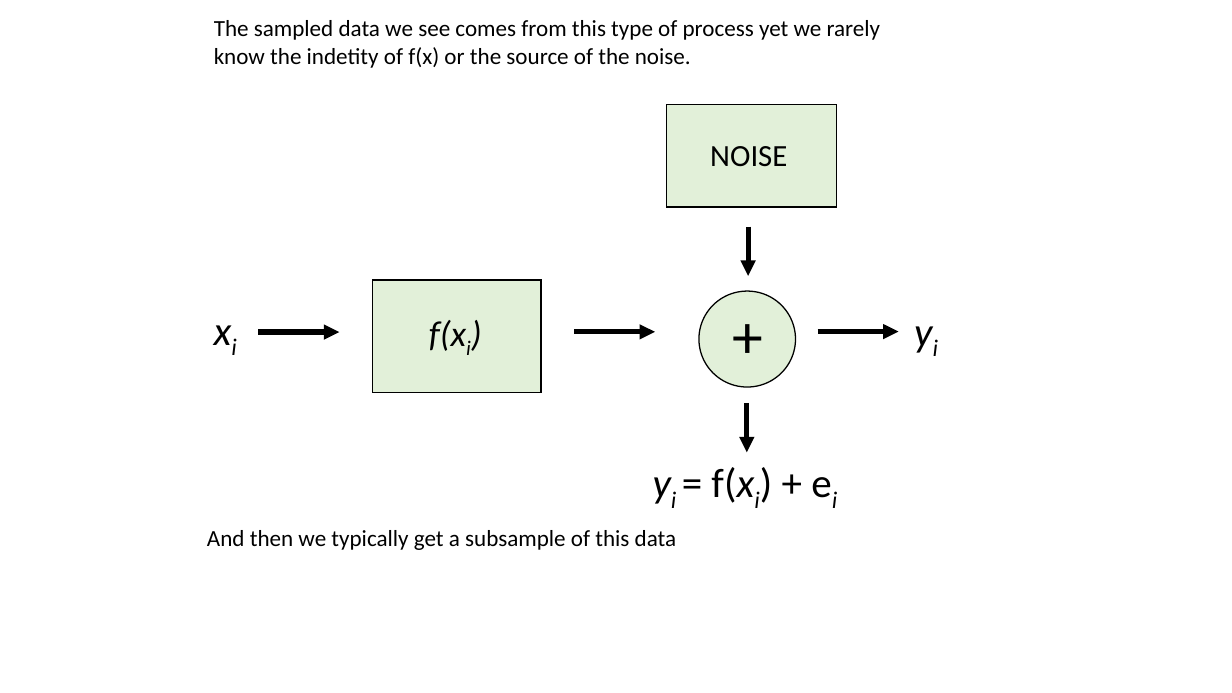
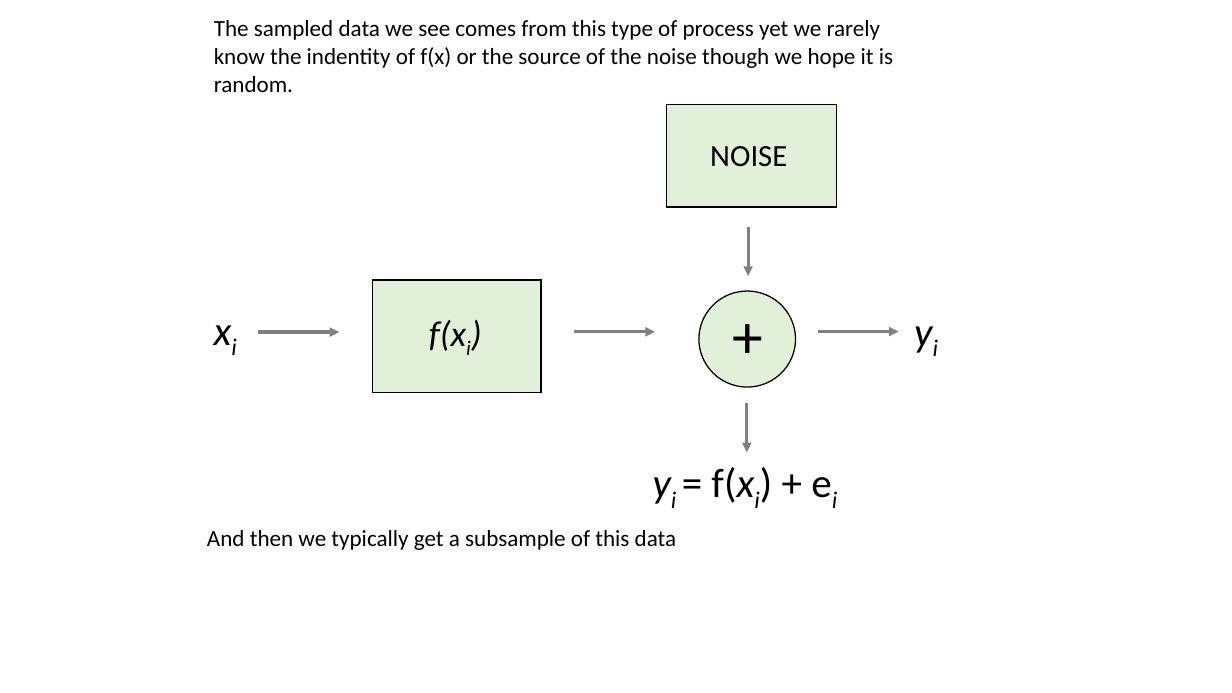
Before and after one commit to steviep42/bios_534, a slide deck: slide 1 of sample_signal_and_noise.pptx. Drawn at 1232x693 pixels with LibreOffice and Linux fonts; fonts in the diff are those of the drawing. Boxes give left, top, right and bottom in pixels: in the first picture for what was removed or moved away, otherwise in the second. Text is boxed around its words. In the diff, an @@ line names an element or a change of style, - is before the commit and + after.

```diff
--- a/sample_signal_and_noise.pptx
+++ b/sample_signal_and_noise.pptx
@@ text at (214,47,893,92): text changed @@
-know the indetity of f(x) or the source of the noise.
+know the indentity of f(x) or the source of the noise though we hope it is random.
@@ arrow (749, 226) - (749, 276): stroke #000000 4 pt to #808080 2.5 pt @@
@@ arrow (259, 332) - (339, 332): stroke #000000 4 pt to #808080 2.5 pt @@
@@ arrow (574, 332) - (655, 332): stroke #000000 4 pt to #808080 2.5 pt @@
@@ arrow (818, 332) - (898, 332): stroke #000000 4 pt to #808080 2.5 pt @@
@@ arrow (747, 403) - (747, 452): stroke #000000 4 pt to #808080 2.5 pt @@
```
Also in this commit, not shown: 3 slides added, 2 other files.
